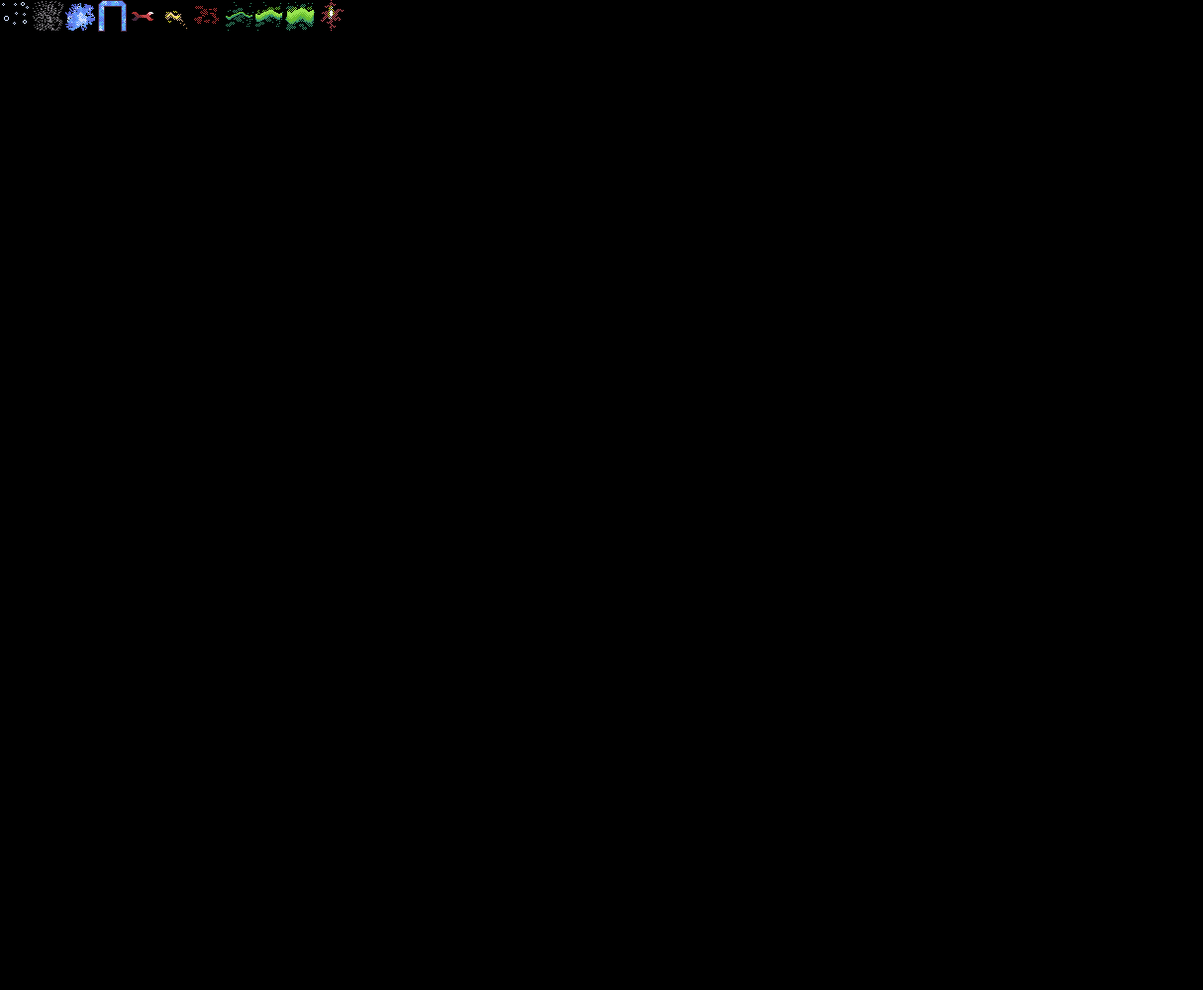
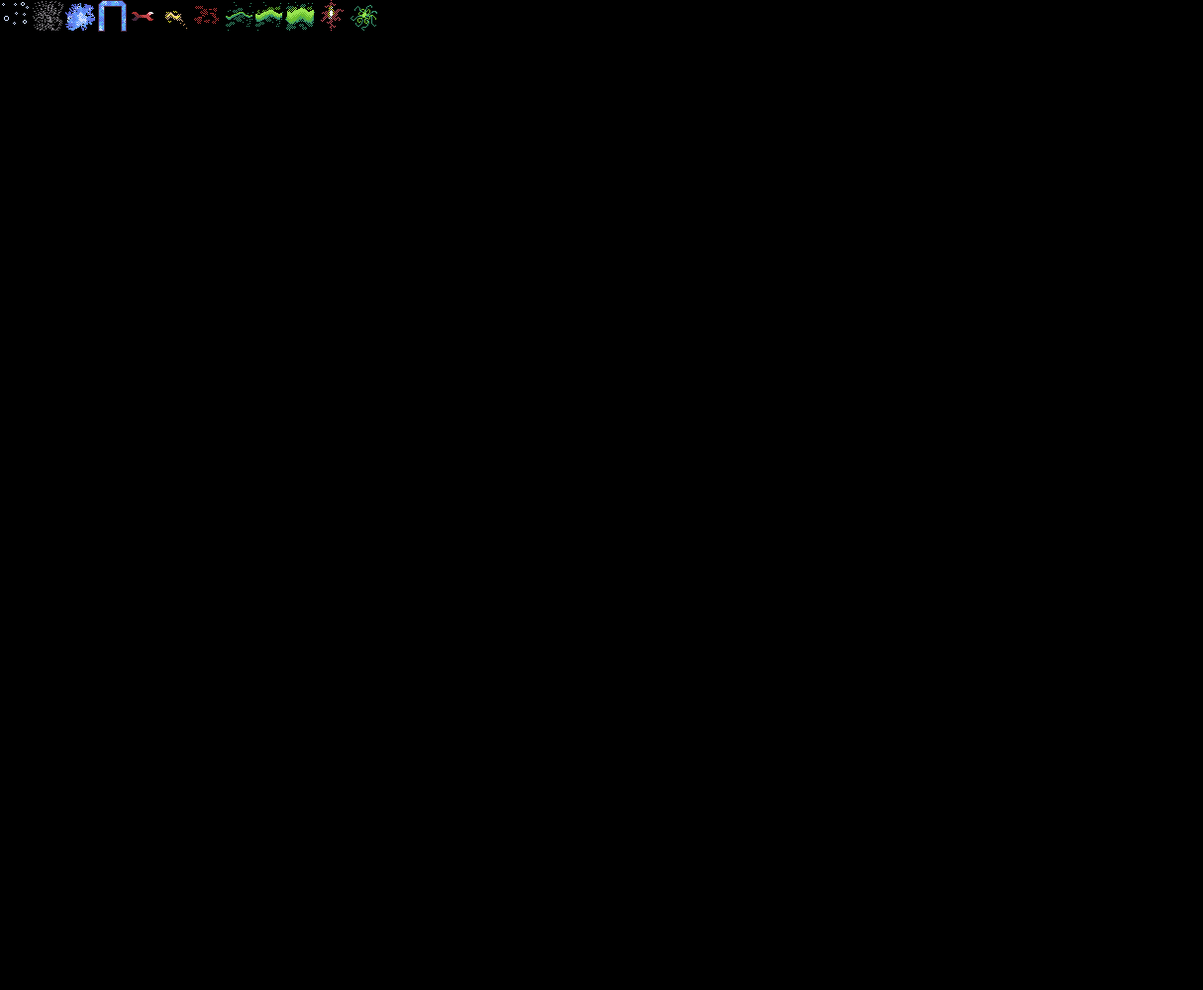
The second w=1203, h=990 image is a revision of the first. Changes to its layers:
painted on "EffectTiles.gif" over [350, 4, 378, 31]
